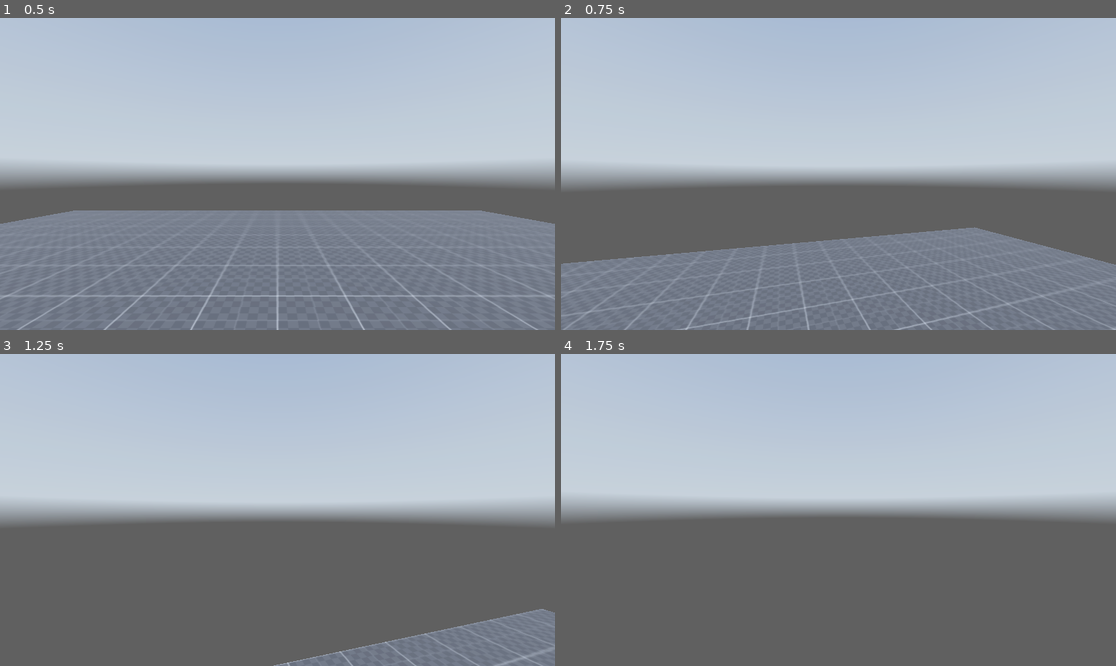
Above: before the commit, frames 1-4 (two rows, left to right).
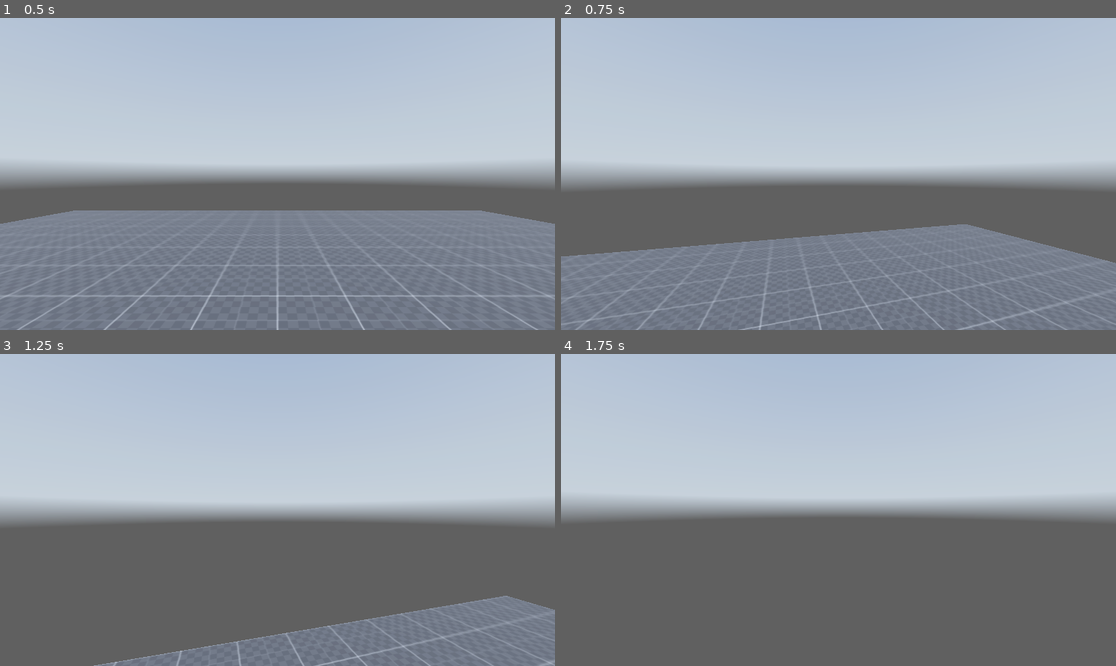
Above: after the commit, the same moments.

Repository: FahadHameed89/GodotPlayground3D
Game: Godot game, scene res://Scenes/world.tscn
Two runs of this game, one before a commit and one after it. Both use one fixed random seed, a clock stepped at 60 frames per second and the inputs below. The project has no main scene, so this scene is started directly. A sky picture missing from this copy of the repository is replaced by a grey-blue gradient.
Inputs (mouse positions are in pixels of both pictures, inside the frame that each line leads up to):
- Up to frame 1 (0.5 s): no input
- Up to frame 2 (0.75 s): tap Enter (ui_accept) at 0.5 s; move the mouse to (866, 174) at 0.52 s; hold W (forward) from 0.53 s (still down); hold Shift (sprint) from 0.53 s (still down)
- Up to frame 3 (1.25 s): keep holding W (forward); keep holding Shift (sprint); tap Enter (ui_accept) at 0.77 s
- Up to frame 4 (1.75 s): keep holding W (forward); move the mouse to (810, 510) at 1.27 s; release Shift (sprint) at 1.28 s; tap Shift (sprint) at 1.35 s; tap Enter (ui_accept) at 1.52 s

Frame 1 is identical in both runs. In frame 2, 3.2% of the frame differs, in the area x 0-100%, y 66-100%; in frame 3, 5.8%, in the area x 16-100%, y 77-100%; in frame 4, nothing differs.

Commit message:
added lerp to movement
to slowly start and stop movement instead of instant start and stop. More natural feeling movement

Diff:
--- a/Scripts/player.gd
+++ b/Scripts/player.gd
@@ -12,6 +12,9 @@
 
 const mouse_sens_h = 0.25
 const mouse_sens_v = 0.2
+
+var lerp_speed = 10.0 #used to change the speed of the player
+var direction = Vector3.ZERO
 
 # Get the gravity from the project settings to be synced with RigidBody nodes.
 var gravity = ProjectSettings.get_setting("physics/3d/default_gravity")
@@ -43,7 +46,8 @@
 	# Get the input direction and handle the movement/deceleration.
 	# As good practice, you should replace UI actions with custom gameplay actions.
 	var input_dir = Input.get_vector("left", "right", "forward", "backward")
-	var direction = (transform.basis * Vector3(input_dir.x, 0, input_dir.y)).normalized()
+	direction = lerp(direction, (transform.basis * Vector3(input_dir.x, 0, input_dir.y)).normalized(), delta*lerp_speed)
+
 	if direction:
 		velocity.x = direction.x * current_speed
 		velocity.z = direction.z * current_speed
